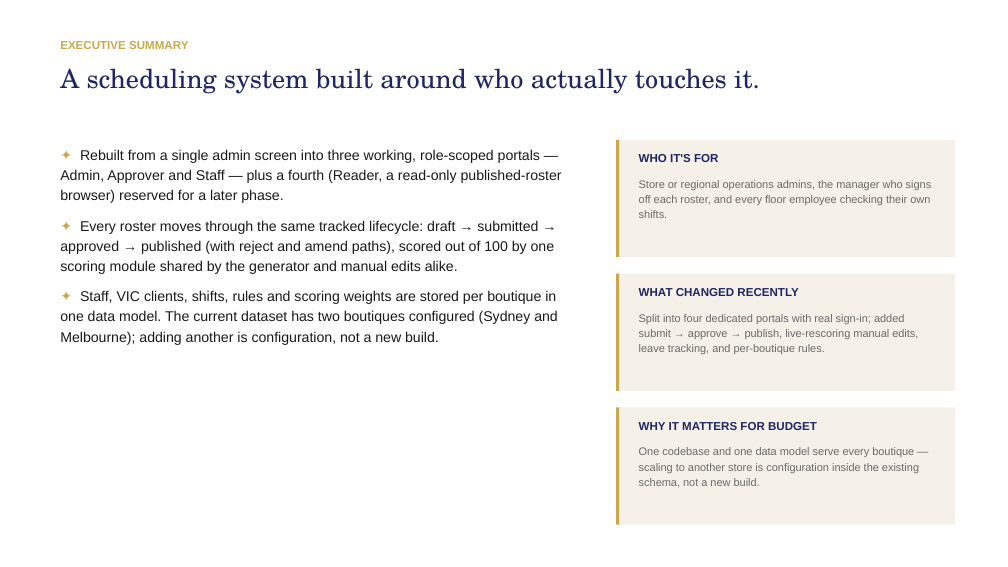
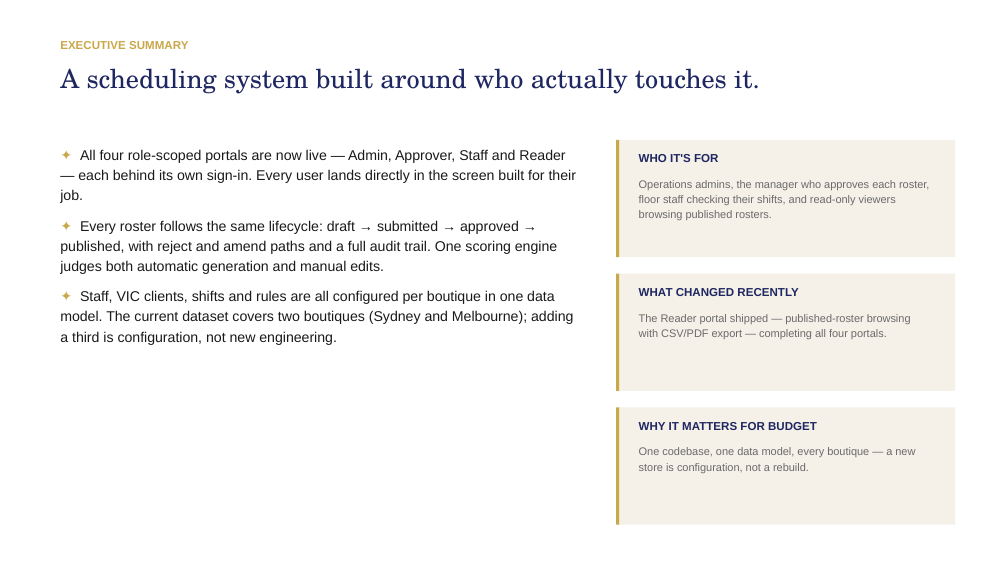
Before and after one commit to ohtiek/roster-app, a slide deck: slide 2 of frontend/public/introduction/product-overview.pptx. Drawn at 1008x567 pixels with LibreOffice and Linux fonts; fonts in the diff are those of the drawing. Boxes give left, top, right and bottom in pixels: in the first picture for what was removed or moved away, otherwise in the second. Text is boxed around its words. In the diff, an @@ line names an element or a change of style, - is before the commit and + after.

```diff
--- a/frontend/public/introduction/product-overview.pptx
+++ b/frontend/public/introduction/product-overview.pptx
@@ text at box(60, 149, 576, 345): text changed @@
-✦ Rebuilt from a single admin screen into three working, role-scoped portals — Admin, Approver and Staff — plus a fourth (Reader, a read-only published-roster browser) reserved for a later phase.
-✦ Every roster moves through the same tracked lifecycle: draft → submitted → approved → published (with reject and amend paths), scored out of 100 by one scoring module shared by the generator and manual edits alike.
-✦ Staff, VIC clients, shifts, rules and scoring weights are stored per boutique in one data model. The current dataset has two boutiques configured (Sydney and Melbourne); adding another is configuration, not a new build.
+✦ All four role-scoped portals are now live — Admin, Approver, Staff and Reader — each behind its own sign-in. Every user lands directly in the screen built for their job.
+✦ Every roster follows the same lifecycle: draft → submitted → approved → published, with reject and amend paths and a full audit trail. One scoring engine judges both automatic generation and manual edits.
+✦ Staff, VIC clients, shifts and rules are all configured per boutique in one data model. The current dataset covers two boutiques (Sydney and Melbourne); adding a third is configuration, not new engineering.
@@ text at box(639, 180, 929, 220): text changed @@
-Store or regional operations admins, the manager who signs off each roster, and every floor employee checking their own shifts.
+Operations admins, the manager who approves each roster, floor staff checking their shifts, and read-only viewers browsing published rosters.
@@ text at box(639, 314, 911, 339): text changed @@
-Split into four dedicated portals with real sign-in; added submit → approve → publish, live-rescoring manual edits, leave tracking, and per-boutique rules.
+The Reader portal shipped — published-roster browsing with CSV/PDF export — completing all four portals.
@@ text at box(639, 447, 915, 473): text changed @@
-One codebase and one data model serve every boutique — scaling to another store is configuration inside the existing schema, not a new build.
+One codebase, one data model, every boutique — a new store is configuration, not a rebuild.
```
Also in this commit, not shown: 3 other slides changed, 1 slide added, 3 other files.
